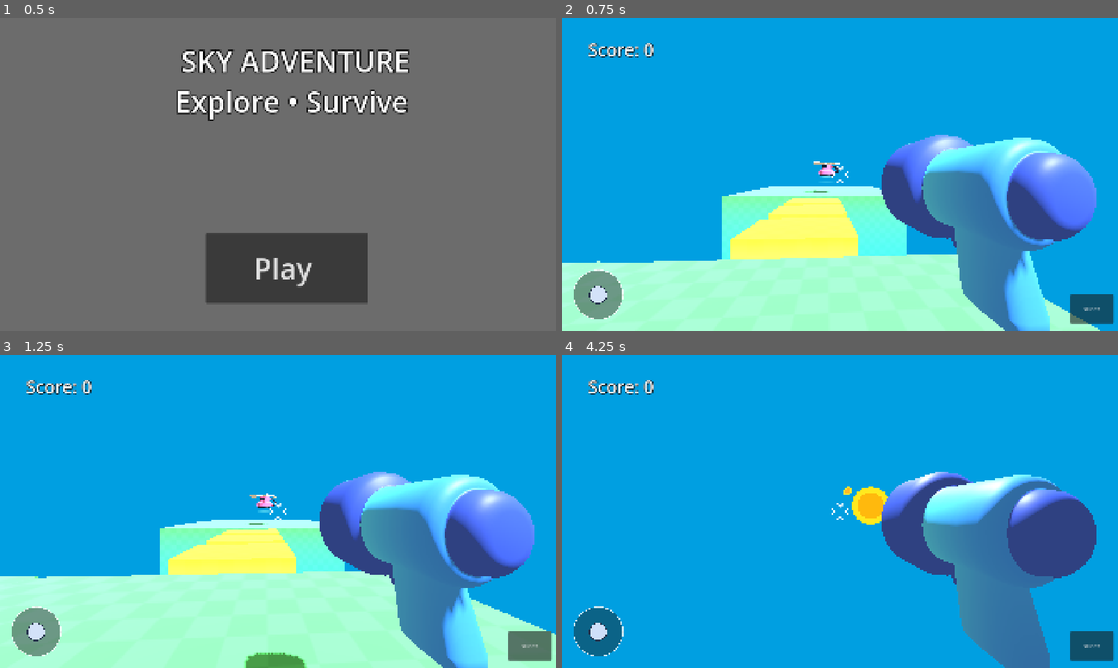
Above: before the commit, frames 1-4 (two rows, left to right).
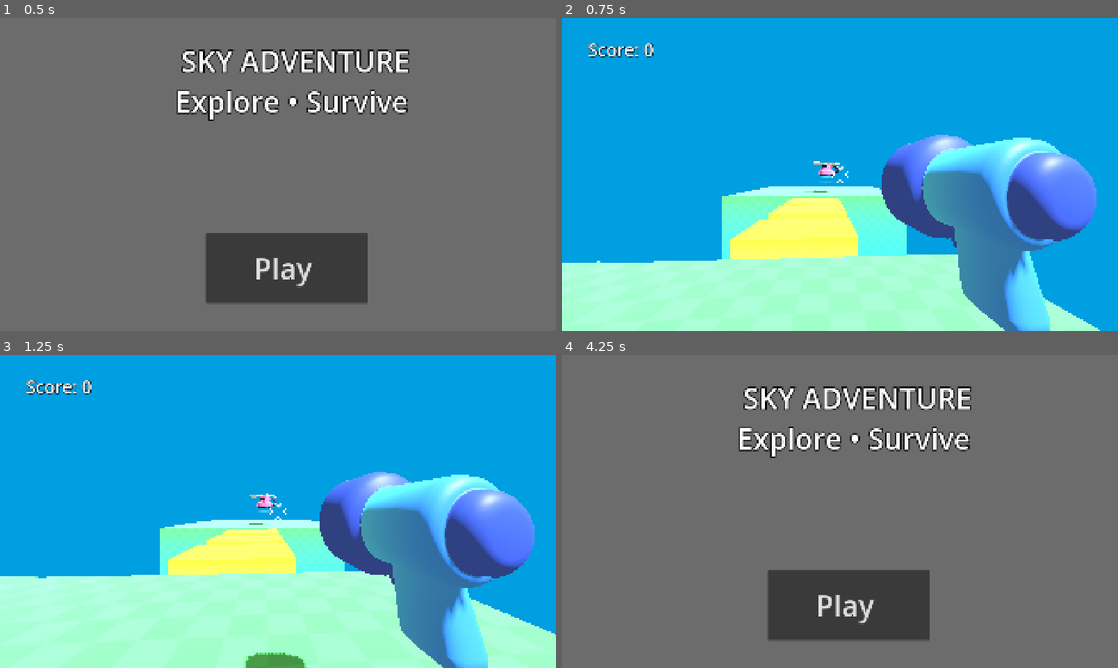
Above: after the commit, the same moments.

Repository: RavindraGarg-capsitech/SKY-ADVENTURE
Game: Godot game, scene res://level/temporary_level.tscn
The game is run twice, just before and just after one commit, with the same random seed, the same clock (stepped at 60 frames per second) and the same inputs.
Inputs (mouse positions are in pixels of both pictures, inside the frame that each line leads up to):
- Up to frame 1 (0.5 s): no input
- Up to frame 2 (0.75 s): click "Play" at 0.5 s
- Up to frame 3 (1.25 s): no input
- Up to frame 4 (4.25 s): click (1090, 646) at 1.25 s, where only the run before the commit has a clickable "SHOOT"; tap Enter at 2 s; move the mouse to (867, 511) at 2.02 s; press the mouse at (867, 511) at 2.03 s; hold W (move_forward) from 2.03 s (still down); tap Space (jump) at 2.27, 2.3, 2.57, 2.85, 3.02, 3.32, 3.8 s; move the mouse to (812, 511) at 2.77 s; release the mouse at (812, 511) at 2.78 s; click (812, 511) at 3.05 s; move the mouse to (851, 505) at 3.52 s; press the mouse at (851, 505) at 3.53 s

Frame 1 is identical in both runs. In frame 2, 1.9% of the frame differs, in the area x 2-100%, y 80-98%; in frame 3, 1.9%; in frame 4, 100%, in the area x 0-100%, y 0-100%.

Commit message:
Disable mobile controls and update bat assets
Remove mobile joystick and shooting support, capture the mouse on left click, and update the bat model, material, and collision radius. Add a bat model variant with a hurt animation.

Diff:
--- /dev/null
+++ b/bat_model1.tscn
@@ -0,0 +1,59 @@
+[gd_scene format=3 uid="uid://dekob1uvx2pa6"]
+
+[ext_resource type="PackedScene" uid="uid://bighfp6ele6a1" path="res://mob/bat/bat_model.glb" id="1_liu1t"]
+[ext_resource type="Material" uid="uid://bx6la3f2vr7k4" path="res://mob/bat/Bat_material.tres" id="2_ye2ge"]
+
+[sub_resource type="Animation" id="Animation_dmdl0"]
+length = 0.2
+tracks/0/type = "value"
+tracks/0/imported = false
+tracks/0/enabled = true
+tracks/0/path = NodePath("Armature/Skeleton3D/bat:scale")
+tracks/0/interp = 1
+tracks/0/loop_wrap = true
+tracks/0/keys = {
+"times": PackedFloat32Array(0, 0.1, 0.2),
+"transitions": PackedFloat32Array(1, 1, 1),
+"update": 0,
+"values": [Vector3(1, 1, 1), Vector3(1.3, 1.3, 1.3), Vector3(1, 1, 1)]
+}
+tracks/1/type = "value"
+tracks/1/imported = false
+tracks/1/enabled = true
+tracks/1/path = NodePath("Armature/Skeleton3D/bat:surface_material_override/0:albedo_color")
+tracks/1/interp = 1
+tracks/1/loop_wrap = true
+tracks/1/keys = {
+"times": PackedFloat32Array(0, 0.1, 0.2),
+"transitions": PackedFloat32Array(1, 1, 1),
+"update": 0,
+"values": [Color(1, 1, 1, 1), Color(1, 0, 0.08235294, 1), Color(1, 1, 1, 1)]
+}
+
+[sub_resource type="AnimationLibrary" id="AnimationLibrary_xl0h5"]
+_data = {
+&"hurt": SubResource("Animation_dmdl0")
+}
+
+[node name="bat_model" unique_id=476857454 instance=ExtResource("1_liu1t")]
+
+[node name="Skeleton3D" parent="Armature" parent_id_path=PackedInt32Array(1747253512) index="0" unique_id=341558594]
+bones/0/position = Vector3(0, -0.007400004, 0)
+bones/1/rotation = Quaternion(-0.028654926, 0.18848532, -0.6867176, 0.7014778)
+bones/2/rotation = Quaternion(-0.056015443, -0.016041048, 0.27483782, 0.9597235)
+bones/3/rotation = Quaternion(0.04121358, 0.059984986, 0.2647528, 0.96156603)
+bones/4/rotation = Quaternion(-0.028654926, -0.18848532, 0.6867176, 0.7014778)
+bones/5/rotation = Quaternion(-0.056015443, 0.016041048, -0.27483782, 0.9597235)
+bones/6/rotation = Quaternion(0.04121358, -0.059984986, -0.2647528, 0.96156603)
+bones/7/position = Vector3(0.1309921, -0.22739176, -0.087851465)
+bones/7/rotation = Quaternion(0.26196837, 0.08345512, 0.26575127, 0.9240044)
+bones/8/rotation = Quaternion(3.8433356e-08, 0.69088244, 0.72296715, 1.6451473e-08)
+bones/10/position = Vector3(-0.1309921, -0.22739176, -0.087851465)
+bones/10/rotation = Quaternion(0.26196837, -0.083455116, -0.26575127, 0.9240044)
+bones/11/rotation = Quaternion(2.5423756e-08, 0.69088244, 0.72296715, 3.637758e-08)
+
+[node name="bat" parent="Armature/Skeleton3D" index="0" unique_id=884993647]
+surface_material_override/0 = ExtResource("2_ye2ge")
+
+[node name="AnimationPlayer" parent="." index="1" unique_id=1823389869]
+libraries/Custom = SubResource("AnimationLibrary_xl0h5")
--- a/level/joystick.gd
+++ /dev/null
@@ -1,80 +0,0 @@
-extends Control
-
-signal jump_requested
-
-var input_vector: Vector2 = Vector2.ZERO
-var touch_index: int = -1
-var knob_offset: Vector2 = Vector2.ZERO
-var touch_start_position: Vector2 = Vector2.ZERO
-
-const KNOB_RADIUS: float = 30.0
-const BASE_RADIUS: float = 85.0
-const MAX_DISTANCE: float = 48.0
-const CENTER_TAP_RADIUS: float = 35.0
-const TAP_MAX_MOVEMENT: float = 15.0
-
-
-func _ready() -> void:
-	custom_minimum_size = Vector2(180, 180)
-	queue_redraw()
-
-
-func _draw() -> void:
-	var center := size / 2.0
-
-	draw_circle(center, BASE_RADIUS, Color(0.1, 0.1, 0.1, 0.45))
-	draw_arc(center, BASE_RADIUS, 0.0, TAU, 64,
-		Color(1, 1, 1, 0.8), 3.0)
-
-	draw_circle(center + knob_offset, KNOB_RADIUS,
-		Color(0.85, 0.9, 1.0, 0.95))
-	draw_arc(center + knob_offset, KNOB_RADIUS, 0.0, TAU, 48,
-		Color(0.15, 0.2, 0.3, 1.0), 3.0)
-
-
-func _input(event: InputEvent) -> void:
-	if event is InputEventScreenTouch:
-		if event.pressed:
-			if touch_index == -1 and get_global_rect().has_point(event.position):
-				touch_index = event.index
-				touch_start_position = event.position
-				_update_stick(event.position)
-
-		elif event.index == touch_index:
-			var movement: float = event.position.distance_to(touch_start_position)
-			var local_start: Vector2 = \
-				get_global_transform_with_canvas().affine_inverse() * touch_start_position
-			var distance_from_center := local_start.distance_to(size / 2.0)
-
-			if (
-				movement <= TAP_MAX_MOVEMENT
-				and distance_from_center <= CENTER_TAP_RADIUS
-			):
-				jump_requested.emit()
-
-			_reset_stick()
-
-	elif event is InputEventScreenDrag:
-		if event.index == touch_index:
-			_update_stick(event.position)
-
-
-func _update_stick(screen_pos: Vector2) -> void:
-	var local_pos: Vector2 = \
-		get_global_transform_with_canvas().affine_inverse() * screen_pos
-
-	var offset: Vector2 = local_pos - size / 2.0
-
-	if offset.length() > MAX_DISTANCE:
-		offset = offset.normalized() * MAX_DISTANCE
-
-	knob_offset = offset
-	input_vector = offset / MAX_DISTANCE
-	queue_redraw()
-
-
-func _reset_stick() -> void:
-	touch_index = -1
-	knob_offset = Vector2.ZERO
-	input_vector = Vector2.ZERO
-	queue_redraw()
--- a/level/mobile_ui.gd
+++ /dev/null
@@ -1,46 +0,0 @@
-extends CanvasLayer
-
-var shoot_held: bool = false
-
-@onready var joystick: Control = $Joystick
-@onready var shoot_button: Button = $ShootButton
-
-
-func _ready() -> void:
-	_layout_controls()
-	get_viewport().size_changed.connect(_layout_controls)
-
-	shoot_button.text = "SHOOT"
-	shoot_button.button_down.connect(_on_shoot_down)
-	shoot_button.button_up.connect(_on_shoot_up)
-
-	# Keep touch input restricted to the actual button
-	shoot_button.mouse_filter = Control.MOUSE_FILTER_STOP
-
-
-func _layout_controls() -> void:
-	var screen_size: Vector2 = get_viewport().get_visible_rect().size
-
-	joystick.size = Vector2(180, 180)
-	joystick.position = Vector2(
-		35.0,
-		screen_size.y - 215.0
-	)
-
-	shoot_button.position = Vector2(
-		screen_size.x - 165.0,
-		screen_size.y - 125.0
-	)
-	shoot_button.size = Vector2(150.0, 100.0)
-
-
-func _on_shoot_down() -> void:
-	shoot_held = true
-
-
-func _on_shoot_up() -> void:
-	shoot_held = false
-
-
-func _exit_tree() -> void:
-	shoot_held = false
--- a/level/temporary_level.tscn
+++ b/level/temporary_level.tscn
@@ -5,8 +5,6 @@
 [ext_resource type="PackedScene" uid="uid://obox1utpmqjq" path="res://Player.tscn" id="2_bc4qa"]
 [ext_resource type="PackedScene" uid="uid://cn7p0beeqe516" path="res://mob/spawner/mob_spawner_3d.tscn" id="3_gmctb"]
 [ext_resource type="Script" uid="uid://dhkhjul6s04rb" path="res://level/home_ui.gd" id="5_q5axl"]
-[ext_resource type="Script" uid="uid://ck72w8b6yjqp8" path="res://level/mobile_ui.gd" id="6_c45uj"]
-[ext_resource type="Script" uid="uid://cnuus1fcr31su" path="res://level/joystick.gd" id="6_dtcd1"]
 
 [sub_resource type="WorldBoundaryShape3D" id="WorldBoundaryShape3D_uvm4r"]
 
@@ -156,7 +154,7 @@
 transform = Transform3D(1, 0, 0, 0, 1, 0, 0, 0, 1, 0.9244709, 1.4261814, 3.1128273)
 
 [node name="MobileUI" type="CanvasLayer" parent="." unique_id=171420471]
-script = ExtResource("6_c45uj")
+visible = false
 
 [node name="Joystick" type="Control" parent="MobileUI" unique_id=1009731536]
 layout_mode = 3
@@ -168,7 +166,6 @@
 offset_right = 131.0
 offset_bottom = -103.0
 grow_vertical = 0
-script = ExtResource("6_dtcd1")
 
 [node name="ShootButton" type="Button" parent="MobileUI" unique_id=392589512]
 offset_right = 8.0
--- a/mob/bat/Bat_material.tres
+++ b/mob/bat/Bat_material.tres
@@ -4,6 +4,7 @@
 
 [resource]
 resource_name = "bat_mat"
+albedo_color = Color(1, 0, 0, 1)
 albedo_texture = ExtResource("1_pv6gv")
 roughness = 0.42727274
 metadata/_gltf_primary_texture_coord = 0
--- a/mob/bat_model.tscn
+++ b/mob/bat_model.tscn
@@ -37,7 +37,7 @@
 
 [node name="bat_model" unique_id=476857454 instance=ExtResource("1_12yrx")]
 
-[node name="Skeleton3D" parent="Armature" parent_id_path=PackedInt32Array(1757816714) index="0" unique_id=1234076446]
+[node name="Skeleton3D" parent="Armature" parent_id_path=PackedInt32Array(1747253512) index="0" unique_id=341558594]
 bones/0/position = Vector3(0, -0.007400004, 0)
 bones/1/rotation = Quaternion(-0.028654926, 0.18848532, -0.6867176, 0.7014778)
 bones/2/rotation = Quaternion(-0.056015443, -0.016041048, 0.27483782, 0.9597235)
@@ -52,8 +52,8 @@
 bones/10/rotation = Quaternion(0.26196837, -0.083455116, -0.26575127, 0.9240044)
 bones/11/rotation = Quaternion(2.5423756e-08, 0.69088244, 0.72296715, 3.637758e-08)
 
-[node name="bat" parent="Armature/Skeleton3D" index="0" unique_id=401358475]
+[node name="bat" parent="Armature/Skeleton3D" index="0" unique_id=884993647]
 surface_material_override/0 = ExtResource("3_dmdl0")
 
-[node name="AnimationPlayer" parent="." index="1" unique_id=496389042]
+[node name="AnimationPlayer" parent="." index="1" unique_id=1823389869]
 libraries/Custom = SubResource("AnimationLibrary_xl0h5")
--- a/mob/mob.tscn
+++ b/mob/mob.tscn
@@ -6,7 +6,7 @@
 [ext_resource type="AudioStream" uid="uid://swgly5c3ppji" path="res://mob/mob_ko.wav" id="4_jkfaf"]
 
 [sub_resource type="SphereShape3D" id="SphereShape3D_uvm4r"]
-radius = 0.93250734
+radius = 0.24346912
 
 [node name="Mob" type="RigidBody3D" unique_id=2138952786 groups=["mobs"]]
 transform = Transform3D(0.9999999, 0, 0, 0, 0.9999999, -3.434848e-05, 0, 3.434848e-05, 1, 0, 0, 0)
--- a/player/player.gd
+++ b/player/player.gd
@@ -1,3 +1,4 @@
+
 extends CharacterBody3D
 
 const SPEED: float = 5.5
@@ -5,30 +6,9 @@
 const JUMP_VELOCITY: float = 10.0
 const MOUSE_SENSITIVITY: float = 0.5
 const LOOK_SENSITIVITY: float = 0.2
-const GYRO_SENSITIVITY: float = 2.0
-
-var mobile_jump_requested: bool = false
-var gyro_available: bool = false
-
-@onready var mobile_joystick: Control = \
-	get_tree().current_scene.get_node_or_null("MobileUI/Joystick")
-
-@onready var mobile_ui: CanvasLayer = \
-	get_tree().current_scene.get_node_or_null("MobileUI")
-
 
 func _ready() -> void:
 	Input.set_mouse_mode(Input.MOUSE_MODE_VISIBLE)
-
-	if mobile_joystick != null:
-		if mobile_joystick.has_signal("jump_requested"):
-			mobile_joystick.jump_requested.connect(
-				_on_mobile_jump_requested
-			)
-
-
-func _on_mobile_jump_requested() -> void:
-	mobile_jump_requested = true
 
 
 func _unhandled_input(event: InputEvent) -> void:
@@ -36,10 +16,15 @@
 		Input.set_mouse_mode(Input.MOUSE_MODE_VISIBLE)
 		return
 
-	# PC mouse camera rotation only
+	# PC mouse camera rotation
 	if event is InputEventMouseMotion:
 		if Input.get_mouse_mode() == Input.MOUSE_MODE_CAPTURED:
 			_rotate_camera(event.relative)
+
+	# Capture mouse on left click
+	if event is InputEventMouseButton:
+		if event.button_index == MOUSE_BUTTON_LEFT and event.pressed:
+			Input.set_mouse_mode(Input.MOUSE_MODE_CAPTURED)
 
 
 func _rotate_camera(relative: Vector2) -> void:
@@ -56,31 +41,7 @@
 	)
 
 
-func _update_gyroscope(delta: float) -> void:
-	var gyro: Vector3 = Input.get_gyroscope()
-
-	# Horizontal rotation
-	rotation_degrees.y -= (
-		rad_to_deg(gyro.y) * GYRO_SENSITIVITY * delta
-	)
-
-	# Vertical rotation
-	%Camera3D.rotation_degrees.x -= (
-		rad_to_deg(gyro.x) * GYRO_SENSITIVITY * delta
-	)
-
-	%Camera3D.rotation_degrees.x = clampf(
-		%Camera3D.rotation_degrees.x,
-		-60.0,
-		60.0
-	)
-
-
 func _physics_process(delta: float) -> void:
-	# Gyroscope: mobile only
-	if OS.has_feature("mobile"):
-		_update_gyroscope(delta)
-
 	# Keyboard movement
 	var input_direction: Vector2 = Input.get_vector(
 		"move_left",
@@ -88,13 +49,6 @@
 		"move_forward",
 		"move_back"
 	)
-
-	# Joystick movement
-	if mobile_joystick != null:
-		var stick_value: Vector2 = mobile_joystick.input_vector
-
-		if stick_value.length() > 0.1:
-			input_direction = stick_value
 
 	var direction: Vector3 = transform.basis * Vector3(
 		input_direction.x,
@@ -116,13 +70,9 @@
 	if not is_on_floor():
 		velocity.y -= GRAVITY * delta
 
-	# Jump
-	if (
-		Input.is_action_just_pressed("jump")
-		or mobile_jump_requested
-	):
-		if is_on_floor():
-			velocity.y = JUMP_VELOCITY
+	# Keyboard jump
+	if Input.is_action_just_pressed("jump") and is_on_floor():
+		velocity.y = JUMP_VELOCITY
 
 	elif (
 		Input.is_action_just_released("jump")
@@ -130,25 +80,13 @@
 	):
 		velocity.y = 0.0
 
-	mobile_jump_requested = false
-
 	move_and_slide()
 
 	if is_on_floor() and velocity.y > 0.0:
 		velocity.y = 0.0
 
-	# SHOOTING
-	# PC: keyboard/mouse action
-	# Mobile: Shoot button only
-	var shoot_pressed: bool = false
-
-	if OS.has_feature("mobile"):
-		if mobile_ui != null:
-			shoot_pressed = mobile_ui.shoot_held
-	else:
-		shoot_pressed = Input.is_action_pressed("shoot")
-
-	if shoot_pressed and %Timer.is_stopped():
+	# PC shooting
+	if Input.is_action_pressed("shoot") and %Timer.is_stopped():
 		shoot_bullet()
 
 
